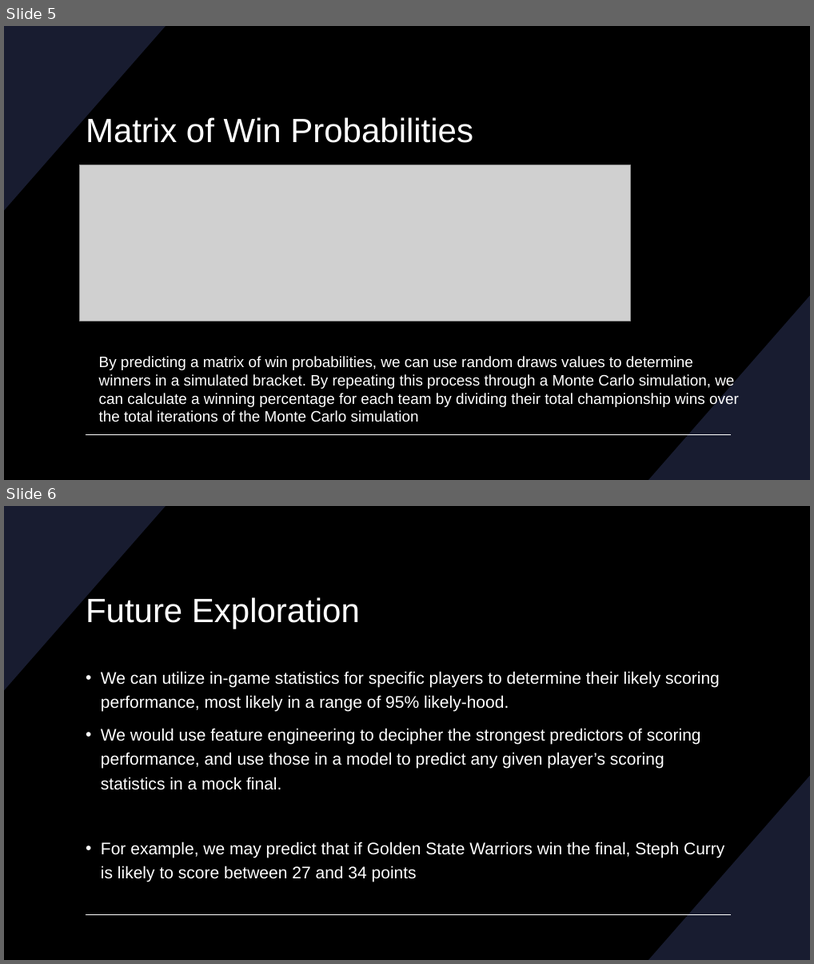
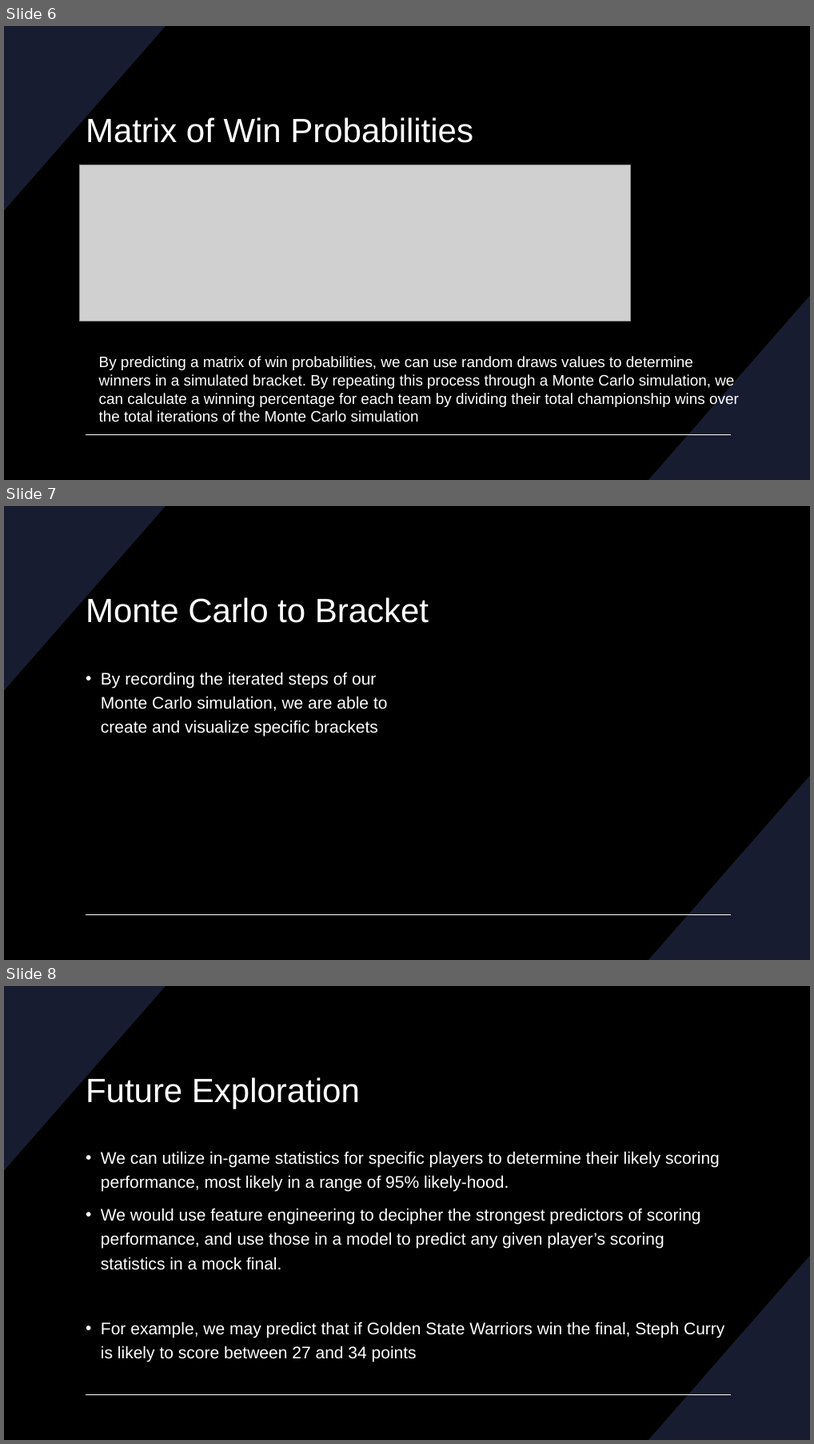
Before and after one commit to crawleyliam/NBA_playoff_bracket, a slide deck: NBA Playoff Powerpoint.pptx. Shown one above the other, each under a label of ours: slides 5 and 6 before the commit, slides 6, 7 and 8 after it. The pictures are 814x964 and 814x1444 pixels, drawn with LibreOffice and Linux fonts; fonts in the diff are those of the drawing; grey boxes stand for pictures. Boxes give left, top, right and bottom in pixels: in the first picture for what was removed or moved away, otherwise in the second. Text is boxed around its words. In the diff, an @@ line names an element or a change of style, - is before the commit and + after.

```diff
--- a/NBA Playoff Powerpoint.pptx
+++ b/NBA Playoff Powerpoint.pptx
@@ slide 7 added at <box>4,506,810,960</box>, background #000000; not listed: 3 template elements that a slide beside it also shows @@
@@ title added at <box>86,595,429,623</box>, 40 pt, text #FFFFFF @@
+Monte Carlo to Bracket
@@ text added at <box>101,672,388,736</box>, 20 pt, text #FFFFFF @@
+• By recording the iterated steps of our Monte Carlo simulation, we are able to create and visualize specific brackets
@@ what was slide 5 is now slide 6 @@
@@ what was slide 6 is now slide 8 @@
```
Also in this commit, not shown: 1 other slide added.
